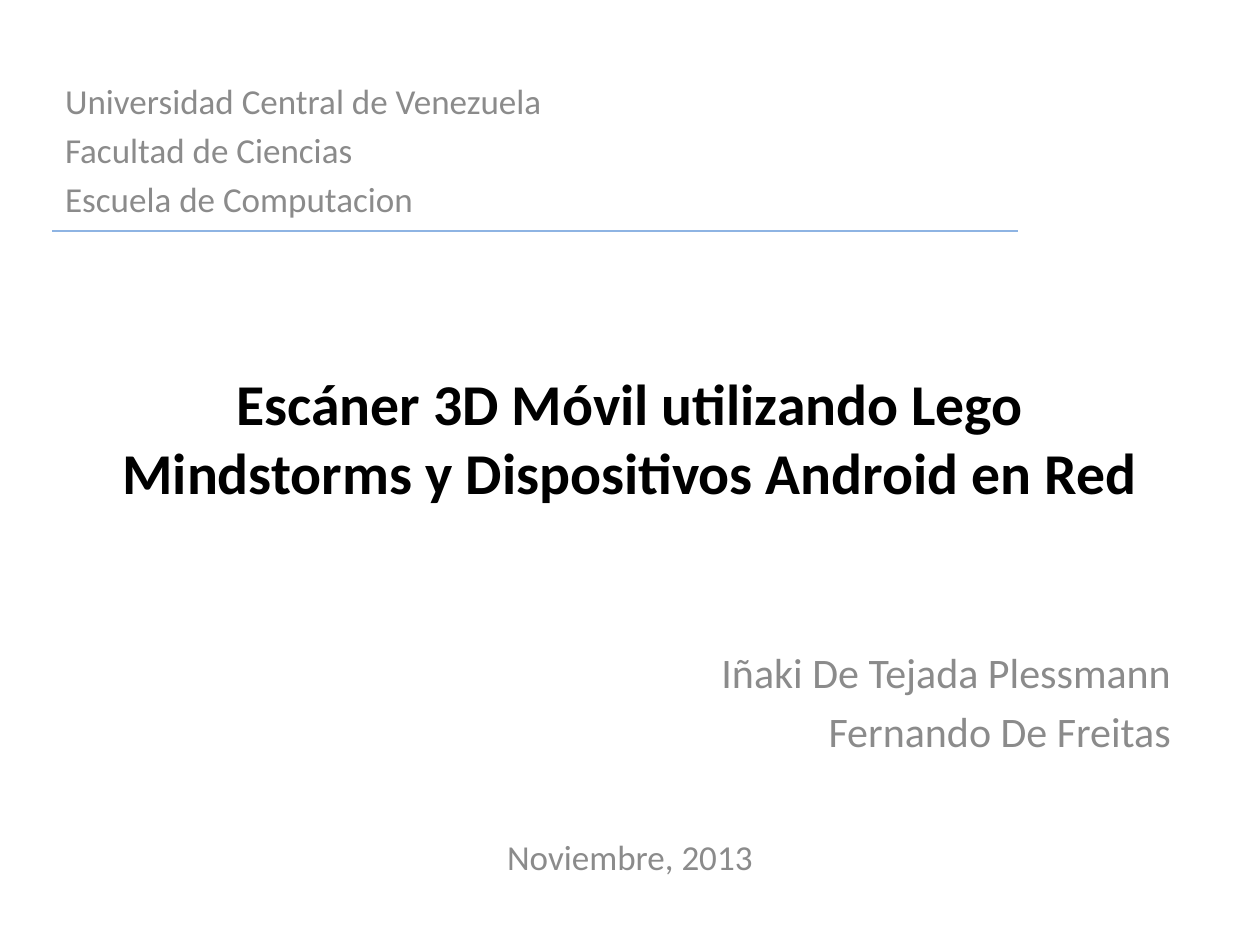
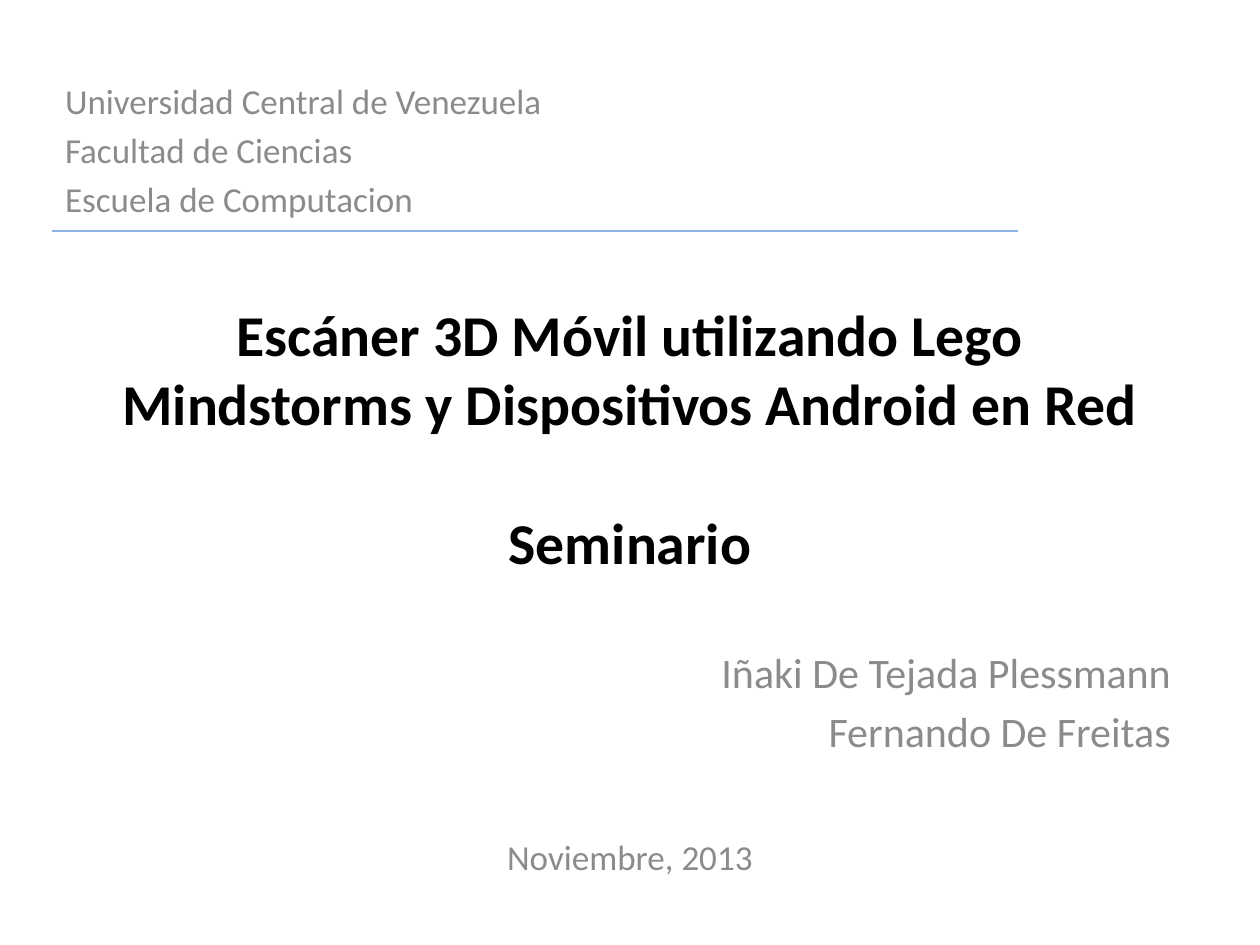
Before and after one commit to fdefreitas/MADN3S, a slide deck: slide 1 of presentacion-seminario.pptx. Drawn at 1260x945 pixels with LibreOffice and Linux fonts; fonts in the diff are those of the drawing. Boxes give left, top, right and bottom in pixels: in the first picture for what was removed or moved away, otherwise in the second. Text is boxed around its words. In the diff, an @@ line names an element or a change of style, - is before the commit and + after.

```diff
--- a/presentacion-seminario.pptx
+++ b/presentacion-seminario.pptx
@@ title at [122,315,1137,565]: text changed @@
-Escáner 3D Móvil utilizando Lego Mindstorms y Dispositivos Android en Red
+Escáner 3D Móvil utilizando Lego Mindstorms y Dispositivos Android en Red
+Seminario
```
Also in this commit, not shown: 2 slides added, 1 slide removed.
